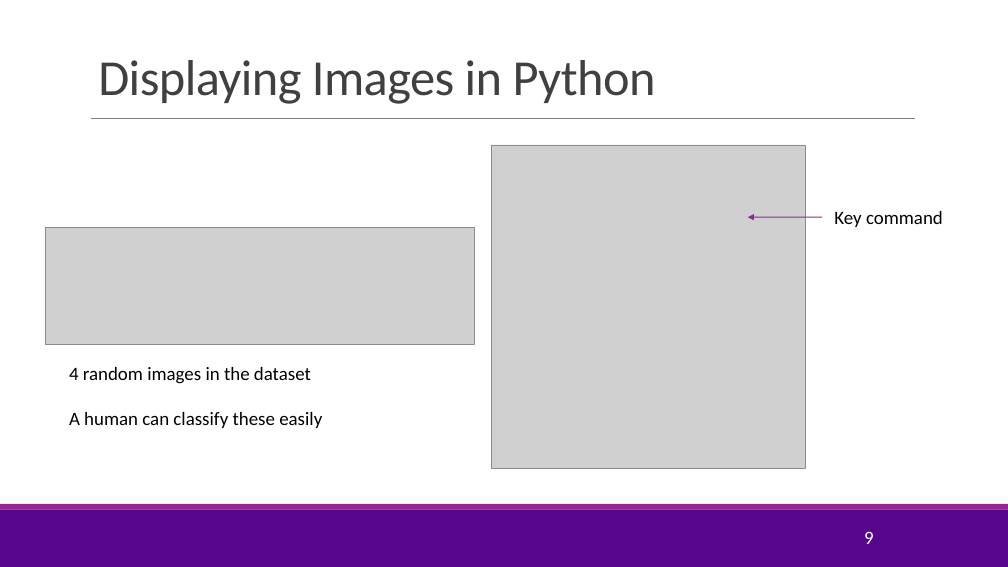
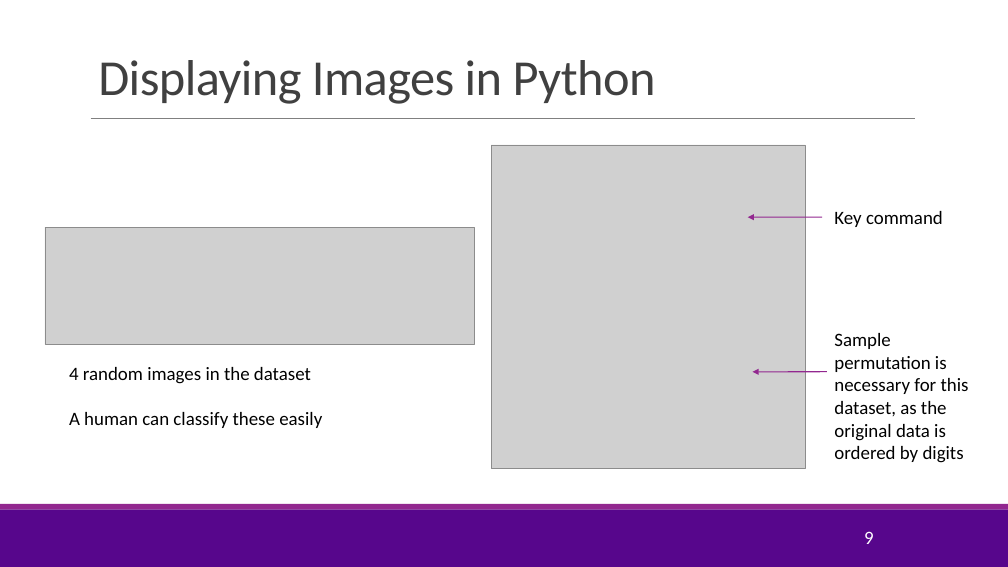
Before and after one commit to joshzzl/introml, a slide deck: slide 9 of lectures/Lect08_SVM.pptx. Drawn at 1008x567 pixels with LibreOffice and Linux fonts; fonts in the diff are those of the drawing; grey boxes stand for pictures; background and template pictures are left out. Boxes give left, top, right and bottom in pixels: in the first picture for what was removed or moved away, otherwise in the second. Text is boxed around its words. In the diff, an @@ line names an element or a change of style, - is before the commit and + after.

```diff
--- a/lectures/Lect08_SVM.pptx
+++ b/lectures/Lect08_SVM.pptx
@@ text added at <box>834,333,969,463</box>, 18 pt, text #000000 @@
+Sample permutation is necessary for this dataset, as the original data is ordered by digits
@@ arrow added from (827, 372) to (752, 372), #92278F 1 pt @@
```
Also in this commit, not shown: 11 other slides changed, 4 slides added, 2 other files.
